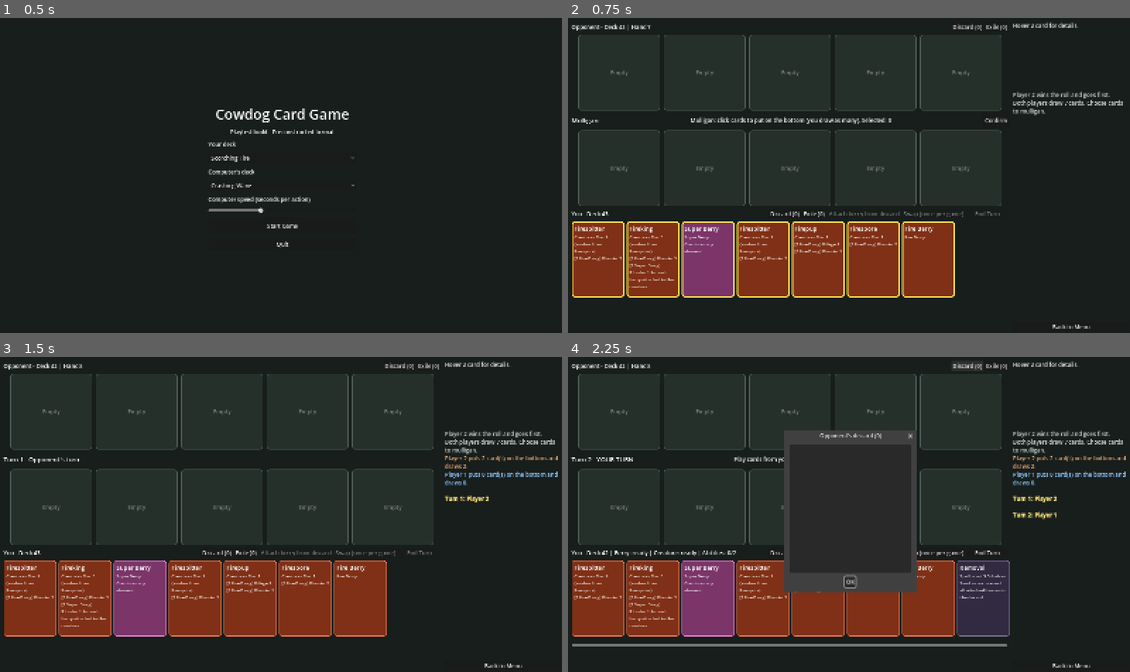
Above: before the commit, frames 1-4 (two rows, left to right).
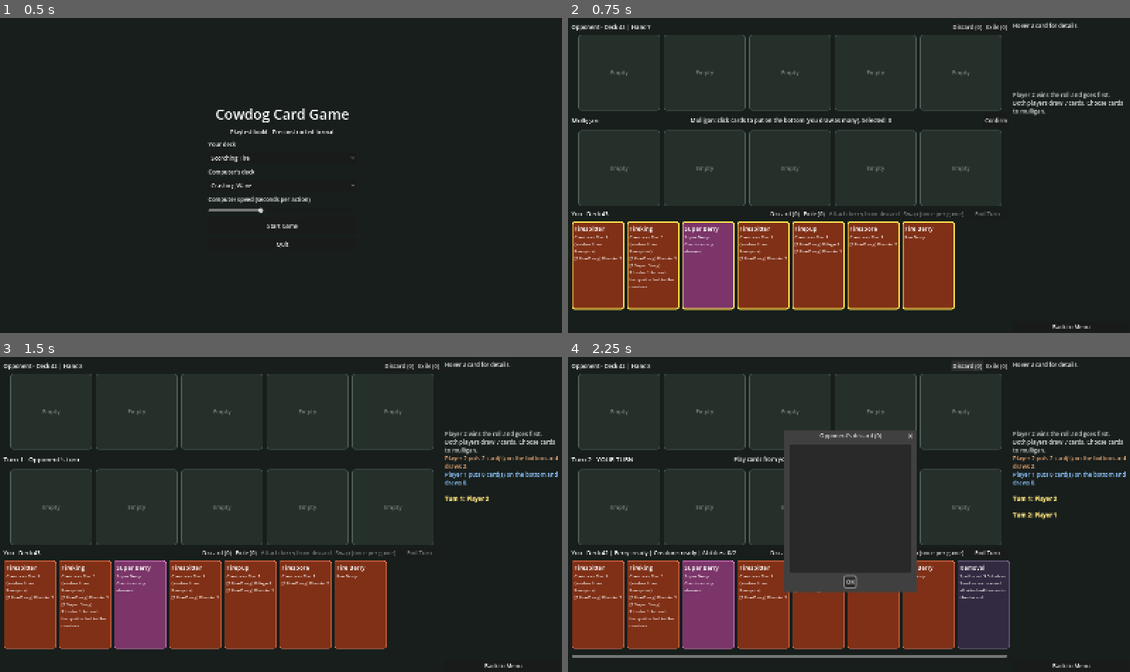
Above: after the commit, the same moments.

Repository: Cowdog13/CowdogCardGame
Game: Godot game, scene res://scenes/main.tscn
Two runs of this game, one before a commit and one after it. Both use one fixed random seed, a clock stepped at 60 frames per second and the inputs below.
Inputs:
- Up to frame 1 (0.5 s): no input
- Up to frame 2 (0.75 s): click "Start Game" at 0.5 s
- Up to frame 3 (1.5 s): click "Confirm" at 1.25 s
- Up to frame 4 (2.25 s): click "Discard (0)" at 2 s

Frame 1 is identical in both runs. In frame 2, 3.3% of the frame differs, in the area x 0-69%, y 65-93%; in frame 3, 3.2%; in frame 4, 4.4%, in the area x 0-79%, y 65-96%.

Commit message:
Fix creature click area while targeting and hand card stretching
Co-Authored-By: Claude Sonnet 5.5 <noreply@anthropic.com>
Claude-Session: https://claude.ai/code/session_015L6Mvjkcyif1HK4ZQUo9cY

Diff:
--- a/scripts/ui/card_view.gd
+++ b/scripts/ui/card_view.gd
@@ -14,7 +14,9 @@
 func setup(id: String, mark: Mark = Mark.NONE) -> CardView:
 	card_id = id
 	var card := CardDB.card(id)
-	custom_minimum_size = Vector2(150, 215)
+	custom_minimum_size = Vector2(150, 250)
+	size_flags_vertical = Control.SIZE_SHRINK_BEGIN  # keep the fixed card size; don't stretch with the hand row
+	clip_contents = true
 	var base: Color
 	match card.kind:
 		"spell": base = Color(0.36, 0.30, 0.46)
--- a/scripts/ui/game_screen.gd
+++ b/scripts/ui/game_screen.gd
@@ -130,8 +130,9 @@
 	my_row.add_child(_end_btn)
 
 	var scroll := ScrollContainer.new()
-	scroll.custom_minimum_size = Vector2(0, 245)
-	scroll.vertical_scroll_mode = ScrollContainer.SCROLL_MODE_DISABLED
+	scroll.custom_minimum_size = Vector2(0, 275)
+	# Never let a tall card grow the hand area (and push the table around).
+	scroll.vertical_scroll_mode = ScrollContainer.SCROLL_MODE_SHOW_NEVER
 	left.add_child(scroll)
 	_hand_box = HBoxContainer.new()
 	_hand_box.add_theme_constant_override("separation", 6)
@@ -322,6 +323,8 @@
 			btn.disabled = not (_can_act() and _pending.is_empty() and met and not Rules.abilities_locked(view.turn) and not Rules.used_ability_this_turn(creature, view.turn)
 				and not Rules.is_stunned(creature, view.turn) and view.you.abilities_used < Rules.ABILITIES_PER_TURN)
 			btn.pressed.connect(_on_ability_pressed.bind(slot, ai))
+			# A disabled button would swallow clicks meant for the creature (e.g. while targeting).
+			btn.mouse_filter = Control.MOUSE_FILTER_IGNORE if btn.disabled else Control.MOUSE_FILTER_STOP
 			box.add_child(btn)
 		else:
 			var l := Label.new()
--- /dev/null
+++ b/tests/ui_click_area.gd
@@ -0,0 +1,52 @@
+extends SceneTree
+## Every pixel row of a board creature must select it while targeting (disabled ability buttons
+## must not swallow clicks). Needs a display: xvfb-run godot --rendering-driver opengl3 -s tests/ui_click_area.gd
+func _init() -> void:
+	var fails := 0
+	var screen := GameScreen.new()
+	root.add_child(screen)
+	screen.set_anchors_and_offsets_preset(Control.PRESET_FULL_RECT)
+	screen.start(["crashing_wave", "scorching_fire"], [HumanAgent.new(0), HumanAgent.new(1)], 0.0)
+	await process_frame
+	var e: GameEngine = screen.controller.engine
+	for p in 2:
+		e.submit(p, {"type": "mulligan", "cards": []})
+	var me: int = e.state.active
+	if me != 0:
+		e.submit(me, {"type": "end_turn"})
+	var pl: Dictionary = e.state.players[0]
+	for s in 5:
+		pl.board[s] = {"cards": ["water_ruler"], "berries": ["water_berry", "super_berry", "water_berry", "water_berry", "super_berry", "water_berry", "water_berry", "super_berry", "water_berry", "water_berry"], "exhausted": [false, true, false, false, false, false, false, false, false, false], "stun_until": -1, "ability_used_turn": -1}
+		e.state.players[1].board[s] = {"cards": ["firepup"], "berries": ["fire_berry"], "exhausted": [false], "stun_until": -1, "ability_used_turn": -1}
+	pl.hand = ["water_ruler", "water_berry", "removal", "water_spirit"]
+	pl.discard = ["water_sprite"]
+	e.state_changed.emit()
+	await process_frame
+	await process_frame
+	screen._submit({"type": "swap", "hand": 0, "discard": 0})
+	await process_frame
+	await process_frame
+	# Click probing: begin targeting then click at several y offsets inside slot 2.
+	screen._begin_targeting("test", func(p, s): return p == 0, 1, func(t): pass)
+	await process_frame
+	var slot: Control = screen._my_board.get_child(2)
+	var r := slot.get_global_rect()
+	for f in [0.05, 0.3, 0.45, 0.6, 0.8, 0.95]:
+		screen._pending.targets = []
+		var pos := r.position + Vector2(r.size.x * 0.5, r.size.y * f)
+		var ev := InputEventMouseButton.new()
+		ev.position = pos
+		ev.global_position = pos
+		ev.button_index = MOUSE_BUTTON_LEFT
+		ev.pressed = true
+		root.push_input(ev)
+		await process_frame
+		if not screen._pending.is_empty():
+			fails += 1
+			print("click at %.2f of the slot height was ignored" % f)
+		if screen._pending.is_empty():
+			screen._begin_targeting("test", func(p, s): return p == 0, 1, func(t): pass)
+			await process_frame
+			slot = screen._my_board.get_child(2)
+	print("click_area failures=%d" % fails)
+	quit(fails)
Not shown, added: tests/ui_click_area.gd.uid
Not shown, added: tests/ui_payment.gd.uid
Not shown, changed: README.md
